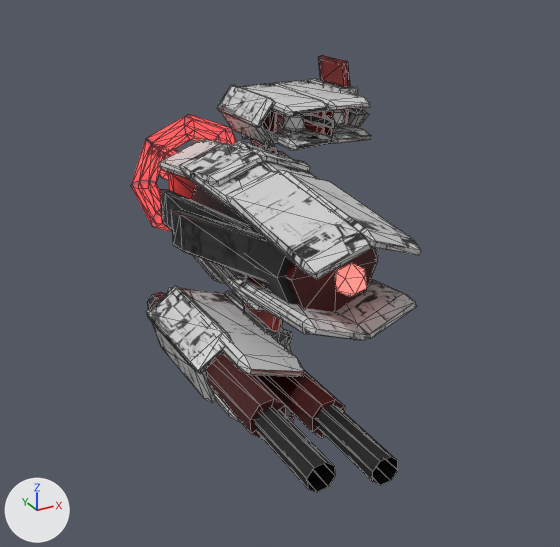
Two versions of the glTF model gfx/ship3d/Zalek_Heavy_Drone/zalek_drone_heavy.gltf, one commit apart.
One viewpoint serves both versions: a 50 mm camera at (-5.56, -10.65, 4.38) aimed at (0.03, -0.48, -0.71). The lights are fixed; the arrows at lower left show +X, +Y and +Z. Mesh edges are drawn as thin lines. Where no turn or scale is listed for an object, it has been applied to the vertices.

Names of what the first picture shows: 'base_glow', 'glow_torus'.
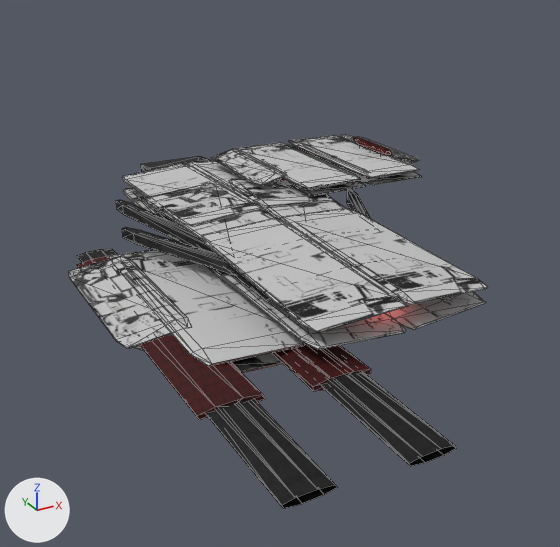
Location of each change, (x1, y1, x2, y2) in pixels of the pictures (560 x 547 px):
'base_glow', reshaped (52% wider, 14% shorter): before (146, 55, 421, 492); after (69, 134, 488, 508)
'glow_torus', deleted: before (135, 119, 235, 231)

Edits to the bpy script that builds the scene:
```text
Add img_zalek_heavy_droneglo:
    img_zalek_heavy_droneglo = load_image('zalek_heavy_droneGLO', 'zalek_heavy_droneGLO.png', 1024, 1024, 'sRGB')
Add mat_base:
    mat_base = bpy.data.materials.new('base')
    # uses the picture img_zalek_heavy_drone
    # uses the picture img_zalek_heavy_droneglo
Add me_base:
    me_base = me_base.copy(); me_base.name = 'base'
Remove ob_glow_torus:
    ob_glow_torus = bpy.data.objects.new('glow_torus', me_glow_torus)
    ob_glow_torus.location = (0.0, 3.04, 0.0)
Change ob_base_glow:
    ob_base_glow: bpy.data.objects.new('base_glow', me_base_001) -> bpy.data.objects.new('base_glow', me_base)
```
